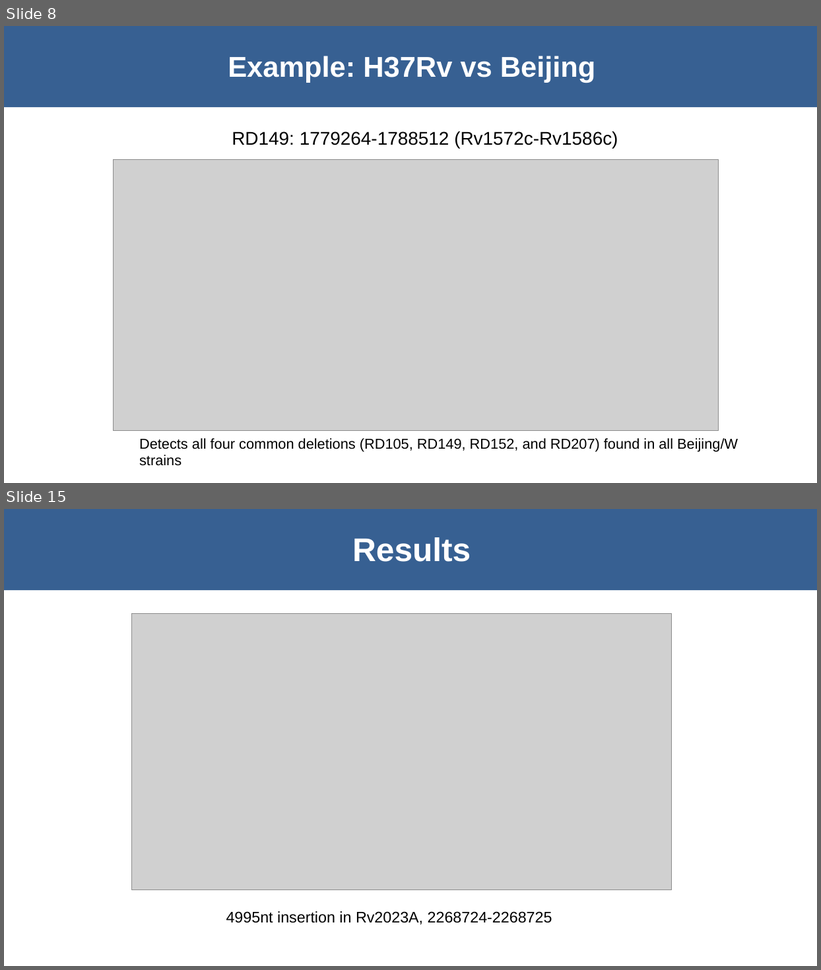
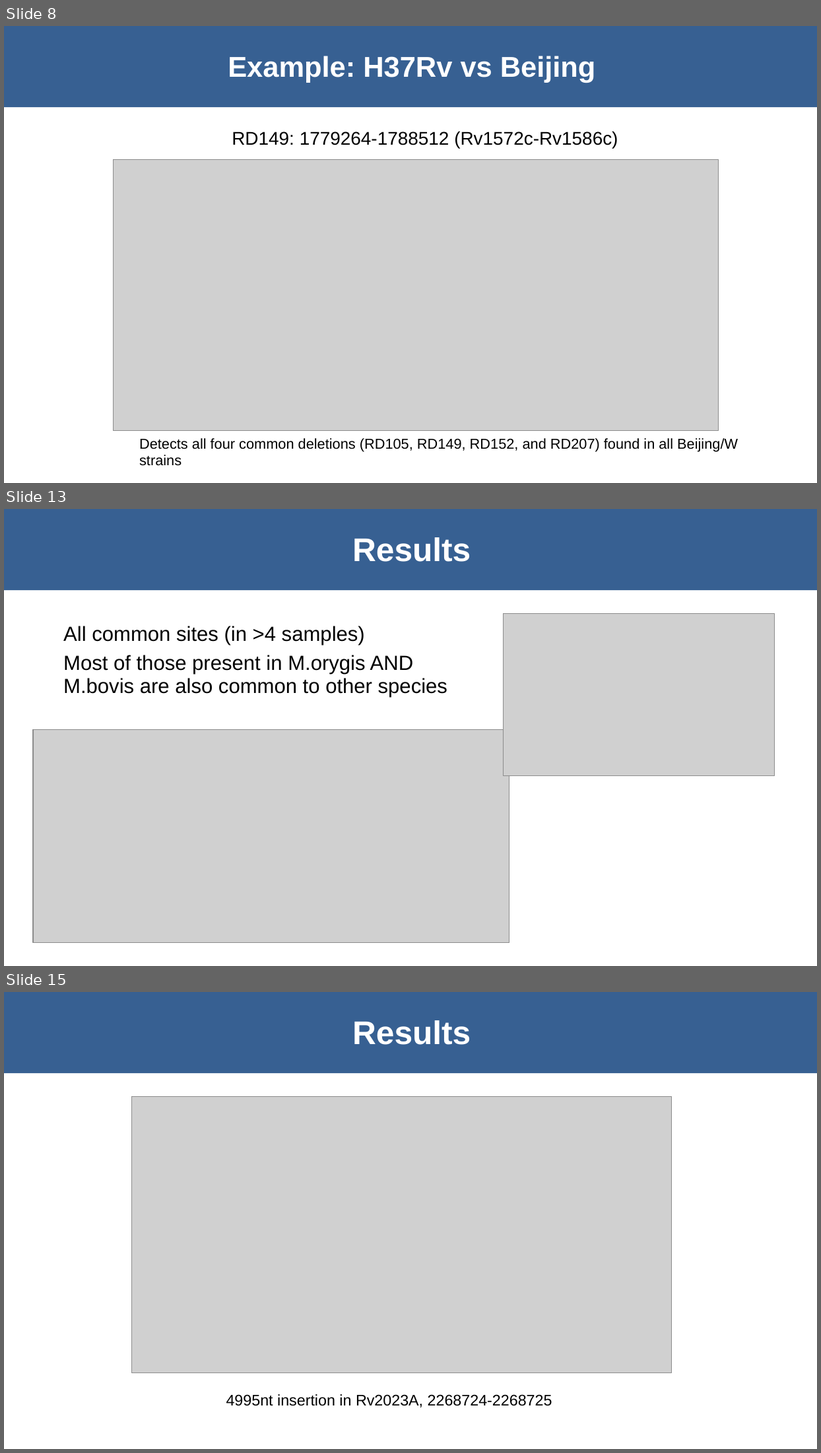
Before and after one commit to dmnfarrell/mtbdiff, a slide deck: orygis_project/talk_nov19.odp. Shown one above the other, each under a label of ours: slides 8 and 15 before the commit, slides 8, 13 and 15 after it; the slides between them are not shown. The pictures are 821x970 and 821x1453 pixels, drawn with LibreOffice and Linux fonts; fonts in the diff are those of the drawing; grey boxes stand for pictures. Boxes give left, top, right and bottom in pixels: in the first picture for what was removed or moved away, otherwise in the second. Text is boxed around its words. In the diff, an @@ line names an element or a change of style, - is before the commit and + after.

```diff
--- a/orygis_project/talk_nov19.odp
+++ b/orygis_project/talk_nov19.odp
@@ slide 13 added at box(4, 509, 817, 966), background #FFFFFF @@
@@ rectangle added at box(4, 509, 817, 590), fill #376092, 32 pt, text #FFFFFF, bold @@
+Results
@@ text added at box(63, 626, 448, 697), 20 pt, text #000000 @@
+All common sites (in >4 samples)
+Most of those present in M.orygis AND M.bovis are also common to other species
@@ picture added at box(504, 614, 774, 776) @@
@@ picture added at box(33, 729, 510, 943) @@
```
Also in this commit, not shown: 7 slides changed, 1 other slide added, 2 slides removed, 2 other files.
